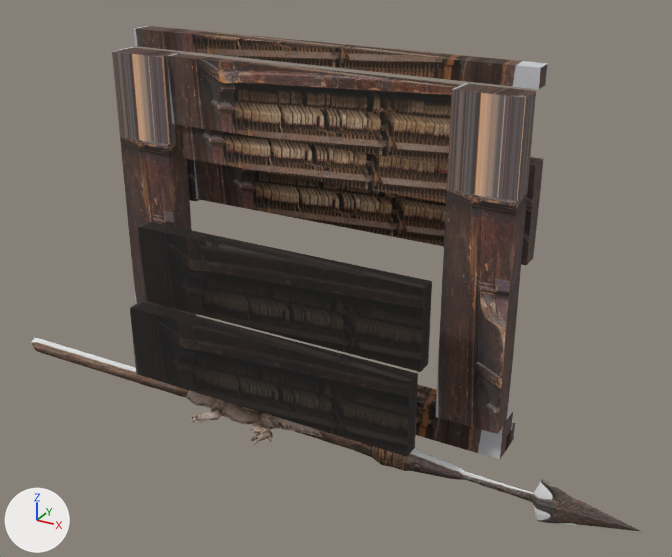
What one commit did to the glTF model public/assets/models/wasteland/scablands/crew-favours.glb.
Both versions are drawn from a 50 mm lens placed at (1.54, -2.43, 1.82), pointed at (0.13, 0.13, 0.54). Every picture has the same lights, and +X, +Y and +Z are marked at lower left. The picture after the commit comes second. Where no turn or scale is listed for an object, it has been applied to the vertices.

Names of what the first picture shows: 'gerald-outline-relief', 'jax-harpoon-outline-lathe', 'piano-upright-action-opening', 'piano-upright-fall-board', 'piano-upright-key-bed', 'piano-upright-left-arm', 'piano-upright-left-post', 'piano-upright-lid', 'piano-upright-lower-opening', 'piano-upright-plinth', 'piano-upright-right-arm', 'piano-upright-right-foot', 'piano-upright-right-post', 'piano-upright-upper-panel'.
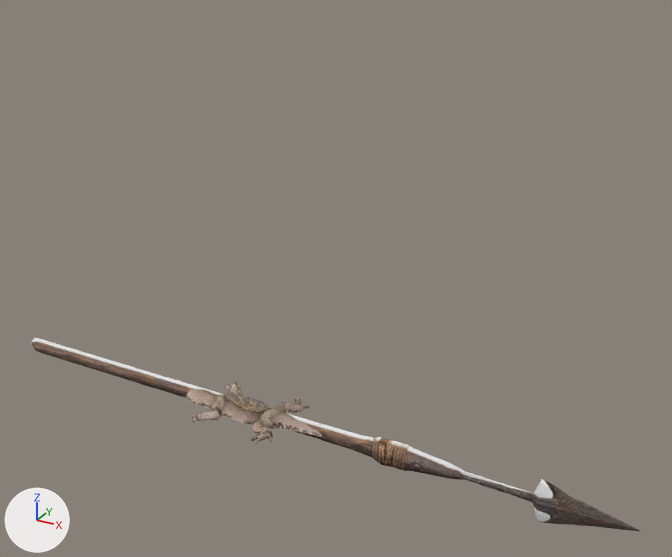
Location of each change, (x1, y1, x2, y2) in pixels of the pictures (672 x 557 px):
'piano-upright-right-post', deleted
    before: (435, 83, 536, 434)
'piano-upright-action-opening', deleted
    before: (138, 221, 432, 372)
'piano-upright-lower-opening', deleted
    before: (130, 301, 418, 457)
'piano-upright-upper-panel', deleted (brown)
    before: (167, 53, 462, 165)
'piano-upright-left-post', deleted
    before: (112, 47, 197, 316)
'piano-upright-key-bed', deleted (brown)
    before: (194, 160, 446, 247)
'piano-upright-lid', deleted (brown)
    before: (134, 26, 548, 89)
'piano-upright-fall-board', deleted (brown)
    before: (175, 124, 448, 203)
'piano-upright-plinth', deleted
    before: (416, 385, 514, 460)
'piano-upright-right-arm', deleted
    before: (521, 157, 543, 265)
'piano-upright-left-arm', deleted
    before: (187, 159, 199, 201)
'piano-upright-right-foot', deleted
    before: (505, 423, 516, 451)

The edits, one by one:
Object 'piano-upright-action-opening' (ob_piano_upright_action_opening) is deleted.
Object 'piano-upright-fall-board' (ob_piano_upright_fall_board) is deleted.
Object 'piano-upright-key-bed' (ob_piano_upright_key_bed) is deleted.
Object 'piano-upright-left-arm' (ob_piano_upright_left_arm) is deleted.
Object 'piano-upright-left-post' (ob_piano_upright_left_post) is deleted.
Object 'piano-upright-lid' (ob_piano_upright_lid) is deleted.
Object 'piano-upright-lower-opening' (ob_piano_upright_lower_opening) is deleted.
Object 'piano-upright-plinth' (ob_piano_upright_plinth) is deleted.
Object 'piano-upright-right-arm' (ob_piano_upright_right_arm) is deleted.
Object 'piano-upright-right-foot' (ob_piano_upright_right_foot) is deleted.
Object 'piano-upright-right-post' (ob_piano_upright_right_post) is deleted.
Object 'piano-upright-upper-panel' (ob_piano_upright_upper_panel) is deleted.
